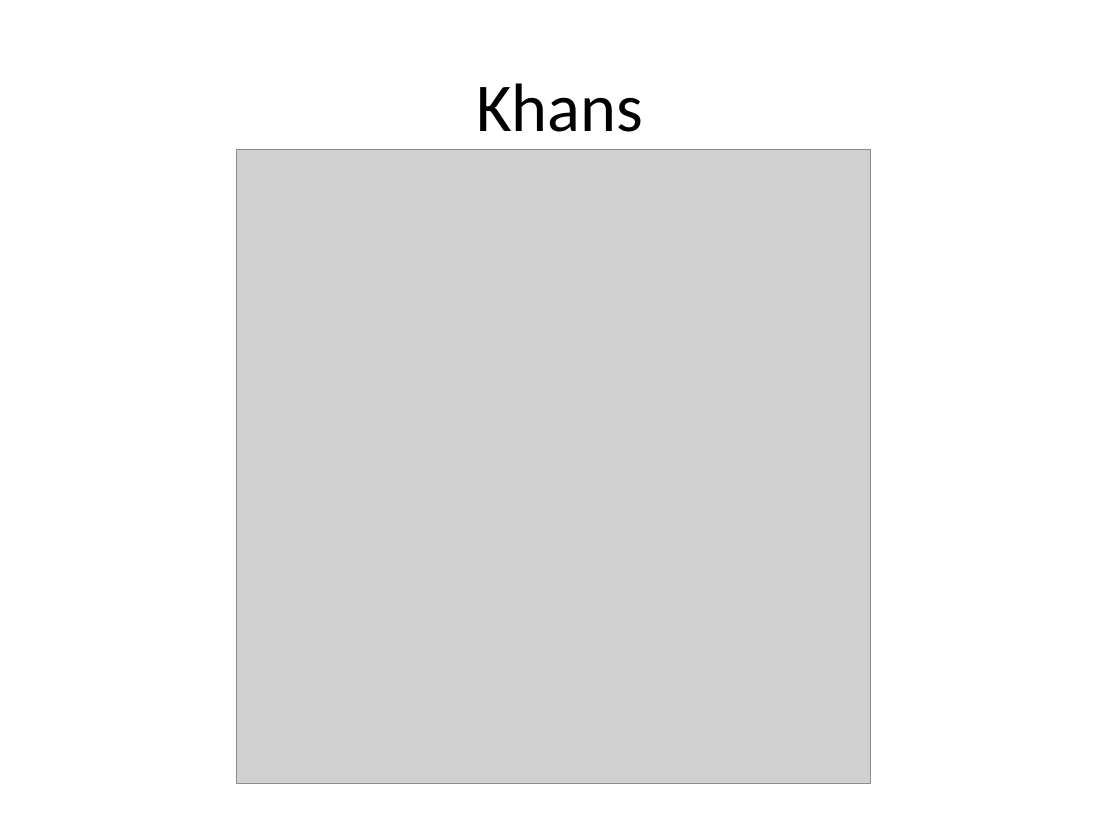
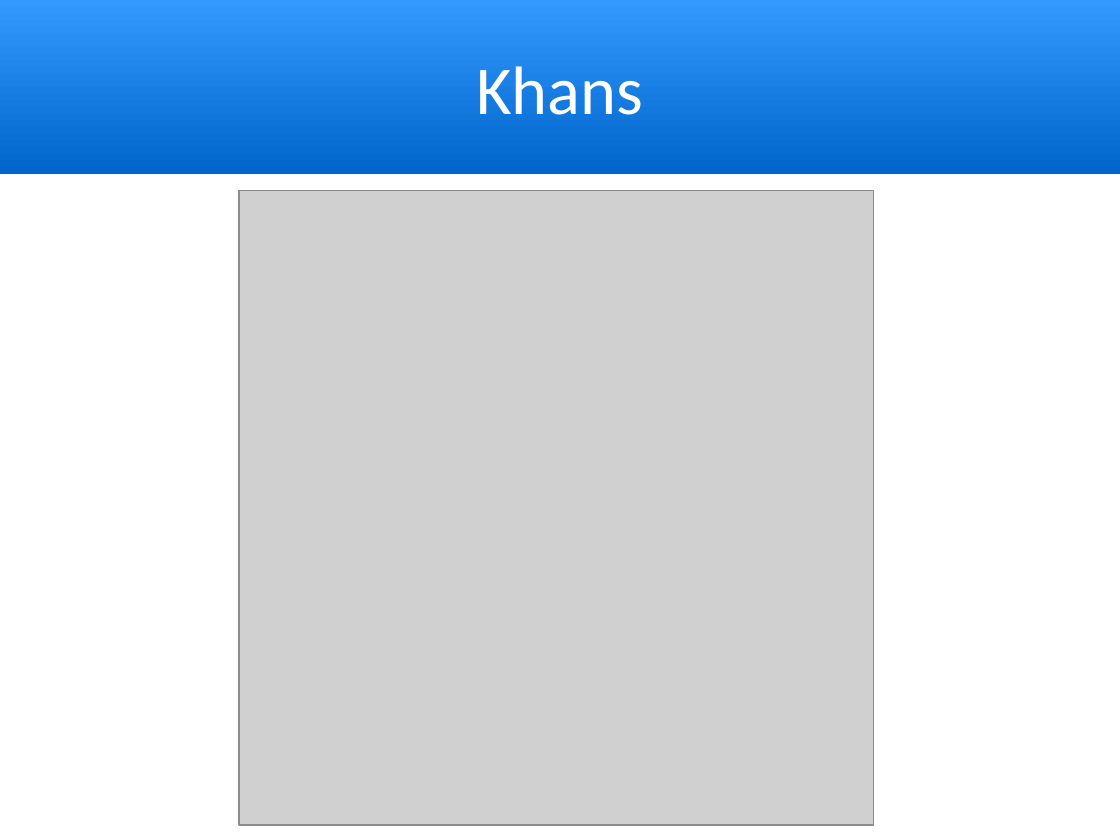
Before and after one commit to trognus/devcon2016, a slide deck: slide 12 of devconNg2.odp (slide 11 before the commit). Drawn at 1120x840 pixels with LibreOffice and Linux fonts; fonts in the diff are those of the drawing; grey boxes stand for pictures. Boxes give left, top, right and bottom in pixels: in the first picture for what was removed or moved away, otherwise in the second. Text is boxed around its words. In the diff, an @@ line names an element or a change of style, - is before the commit and + after.

```diff
--- a/devconNg2.odp
+++ b/devconNg2.odp
@@ title "Khans": place and size @@
-title "Khans" at [476, 83, 643, 132]
+title "Khans" at [0, 0, 1120, 174]
@@ title "Khans" at [0, 0, 1120, 174]: text colour #000000 to #FFFFFF; fill none to gradient #0066CC to #3399FF @@
@@ picture: place and size @@
-picture at [236, 149, 871, 784]
+picture at [239, 190, 874, 825]
```
Also in this commit, not shown: 17 other slides changed, 2 slides added, 1 slide removed.
